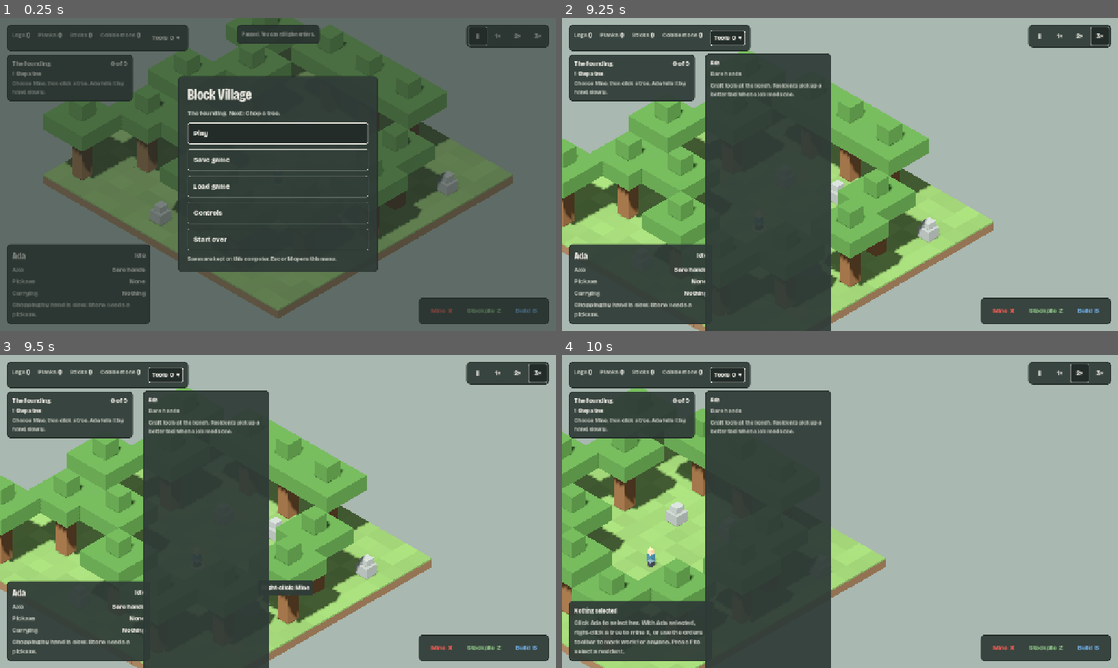
Above: before the commit, frames 1-4 (two rows, left to right).
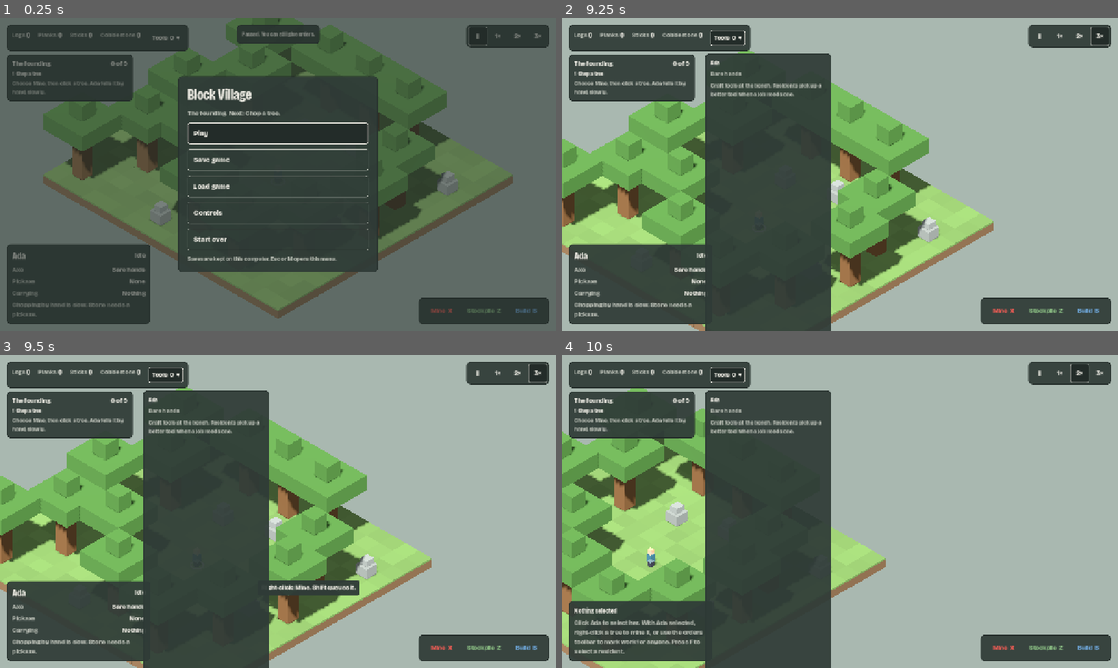
Above: after the commit, the same moments.

Repository: NerdyToddGerdy/mc_village
Game: Godot game, scene res://scenes/main.tscn
Same seed, same stepped clock (60 frames per second), same inputs: the game is played once before the commit and once after it.
Inputs (mouse positions are in pixels of both pictures, inside the frame that each line leads up to):
- Up to frame 1 (0.25 s): no input
- Up to frame 2 (9.25 s): click "Play" at 0.5 s; click "Tools 0 ▾" at 1.25 s; click "‖" at 2 s; click "1×" at 2.75 s; click "2×" at 3.5 s; click "3×" at 4.25 s; click "Mine X" at 5 s; click "Stockpile Z" at 5.75 s; click "Build B" at 6.5 s; click "Crafting bench T 4 logs" at 7.25 s; tap A at 8, 8.75 s; move the mouse to (962, 158) at 8.02 s; hold D 8.03-8.75 s; tap M at 8.1 s; click (962, 158) at 8.17 s; tap Space at 8.27 s; drag from (728, 190) to (812, 237) at 8.77 s
- Up to frame 3 (9.5 s): no input
- Up to frame 4 (10 s): tap A at 9.5 s; move the mouse to (895, 442) at 9.52 s; hold D from 9.53 s (still down); tap 2 at 9.6 s; click (895, 442) at 9.67 s

Frames 1-2 are identical in both runs. In frame 3, 0.4% of the frame differs, in the area x 55-65%, y 72-77%; in frame 4, nothing differs.

Commit message:
Shift + right-click queues orders
- Shift + right-click adds a mine or move order to each selected
  resident's list; orders run in turn after current work, then normal
  claiming resumes; a plain right-click clears the list
- Orders whose target is gone or claimed, or boulders with no pickaxe,
  are skipped (the latter with a "Needs a pickaxe" note)
- The resident panel lists queued orders with Clear orders; the cursor
  hint and Controls page mention Shift
- Queued orders are saved: save format v3 with an upgrade step and the
  save_v3 fixture (two orders queued)
- Same feature in the prototype; spec §5 and §10 updated

Closes #2

Co-Authored-By: Claude Opus 5.5 <noreply@anthropic.com>

Diff:
--- a/game/scenes/game.gd
+++ b/game/scenes/game.gd
@@ -157,7 +157,7 @@
 	if hint == "" and tool == "" and _drag.is_empty() and selection.get("kind", "") == "res":
 		var hit = _pick(_mouse)
 		if hit != null and hit.kind in ["tree", "boulder"]:
-			hint = "Right-click: Mine"
+			hint = "Right-click: Mine. Shift queues it."
 	_world.live_outlines = outlines
 	_world.live_fills = fills
 	_hud.show_hint(hint, _mouse, hint_col)
@@ -301,7 +301,10 @@
 			var r := sim.resident(id)
 			if not r.is_empty():
 				var target = hit if hit != null and hit.kind in ["tree", "boulder"] else null
-				sim.direct_order(r, target, cell)
+				if e.shift_pressed:
+					sim.queue_order(r, target, cell)
+				else:
+					sim.direct_order(r, target, cell)
 	elif e.button_index == MOUSE_BUTTON_LEFT:
 		if e.pressed:
 			_left_down(e)
@@ -521,6 +524,10 @@
 	_cam.size = clampf(_cam.size * f, 6.0, 32.0)
 
 
+func clear_orders(r: Dictionary) -> void:
+	sim.clear_orders(r)
+
+
 func toggle_mine(target: Dictionary) -> void:
 	sim.designate_mine(Rect2i(target.cell, Vector2i.ONE), target)
 
--- a/game/sim/save_format.gd
+++ b/game/sim/save_format.gd
@@ -12,12 +12,20 @@
 ## 3. Add tests/fixtures/save_v<N>.save (made with tests/fixtures/make_save_fixture.gd) and a test
 ##    that loads it, alongside the older fixtures, which must keep loading.
 
-const VERSION := 2
+const VERSION := 3
 
 ## Version N -> the step that upgrades a version-N save to version N + 1. Each step takes the
 ## whole save Dictionary and returns it upgraded. Steps never need to set `v`; upgrade() does.
 static func upgrades() -> Dictionary:
-	return {1: _v1_to_v2}
+	return {1: _v1_to_v2, 2: _v2_to_v3}
+
+
+## v3: residents have a list of queued orders (Shift + right-click, issue #2).
+static func _v2_to_v3(d: Dictionary) -> Dictionary:
+	for r in d.state.residents:
+		if not r.has("orders"):
+			r.orders = []
+	return d
 
 
 ## v2: tool items remember their remaining uses (issue #5). In v1 a dropped tool always came back
--- a/game/sim/sim.gd
+++ b/game/sim/sim.gd
@@ -58,7 +58,8 @@
 func add_resident(rname: String, shirt: String, cell: Vector2i) -> Dictionary:
 	var r := {"id": _id(), "kind": "res", "name": rname, "shirt": shirt, "pos": Vector2(cell),
 		"path": [], "job": null, "direct": null, "carry": null, "axe": null, "pick": null,
-		"broken": {"axe": false, "pick": false}, "progress": -1.0, "note": null, "arriving": false}
+		"broken": {"axe": false, "pick": false}, "progress": -1.0, "note": null, "arriving": false,
+		"orders": []}
 	residents.append(r)
 	return r
 
@@ -789,6 +790,11 @@
 		r.job = r.direct
 		r.direct = null
 		return
+	while not r.orders.is_empty():
+		var j = _order_job(r, r.orders.pop_front())
+		if j != null:
+			r.job = j
+			return
 	var c := rcell(r)
 	if auto_craft:
 		expand_queues()
@@ -1100,13 +1106,15 @@
 	rev += 1
 
 
-## Right-click order for one resident: mine a tree or boulder, or walk to a cell.
+## Right-click order for one resident: mine a tree or boulder, or walk to a cell. It replaces
+## whatever they're doing and any queued orders.
 func direct_order(r: Dictionary, target = null, cell = null) -> void:
 	if r.arriving:
 		return
 	if r.job != null:
 		fail_job(r)
 	r.note = null
+	r.orders.clear()
 	if target != null and (target.kind == "tree" or target.kind == "boulder"):
 		target.des = true
 		target.unreach_until = 0
@@ -1122,6 +1130,48 @@
 		r.direct = _gather_job(r, target)
 	elif cell != null and walkable(cell):
 		r.direct = _move_job(cell)
+
+
+## Shift + right-click: adds an order to the end of the resident's list. Orders run one after
+## another once their current work is done, then the resident goes back to claiming jobs.
+func queue_order(r: Dictionary, target = null, cell = null) -> void:
+	if r.arriving:
+		return
+	if target != null and (target.kind == "tree" or target.kind == "boulder"):
+		target.des = true
+		target.unreach_until = 0
+		rev += 1
+		r.orders.append({"kind": "mine", "target_kind": target.kind, "id": target.id})
+	elif cell != null and walkable(cell):
+		r.orders.append({"kind": "move", "cell": cell})
+
+
+func clear_orders(r: Dictionary) -> void:
+	r.orders.clear()
+
+
+static func order_text(o: Dictionary) -> String:
+	if o.kind == "move":
+		return "Walk to a spot"
+	return "Mine a tree" if o.target_kind == "tree" else "Mine a boulder"
+
+
+## Turns a queued order into a job, or returns null to skip it (its target is gone or taken, or a
+## boulder needs a pickaxe nobody has).
+func _order_job(r: Dictionary, o: Dictionary):
+	if o.kind == "move":
+		return _move_job(o.cell) if walkable(o.cell) else null
+	var list := trees if o.target_kind == "tree" else boulders
+	for t in list:
+		if t.id != o.id:
+			continue
+		if not t.alive or (t.claim != 0 and t.claim != r.id):
+			return null
+		if t.kind == "boulder" and r.pick == null and tool_items("pick", 0).is_empty():
+			r.note = {"text": "Needs a pickaxe", "until": tick + 5 * Tuning.TPS}
+			return null
+		return _gather_job(r, t)
+	return null
 
 
 # ---------------------------------------------------------------- saving
--- a/game/tests/fixtures/make_save_fixture.gd
+++ b/game/tests/fixtures/make_save_fixture.gd
@@ -32,6 +32,14 @@
 			if walked >= Tuning.TPS:  # a second into the walk
 				break
 	sim.queue_add(bench, "stone_axe")
+	if SaveFormat.VERSION >= 3:
+		var ada: Dictionary = sim.residents[0]
+		var tree = Sim.nearest(sim.trees.filter(func(t): return t.alive), Sim.rcell(ada))
+		if tree != null:
+			sim.queue_order(ada, tree)
+		else:
+			sim.queue_order(ada, null, Sim.rcell(ada) + Vector2i(1, 0))
+		sim.queue_order(ada, null, Sim.rcell(ada))
 	if not (sim.residents.size() == 2 and sim.residents[1].arriving):
 		printerr("Tomas isn't walking in; the fixture would miss that case.")
 		quit(1)
--- a/game/tests/playtest.gd
+++ b/game/tests/playtest.gd
@@ -274,9 +274,24 @@
 	var t2: Dictionary = Sim.nearest(sim.trees.filter(func(t): return t.alive and t.claim == 0), Sim.rcell(ada))
 	if not t2.is_empty():
 		await move(screen(t2.cell, 1.5))
-		check(game._hud._hint.text == "Right-click: Mine", "hovering a tree with Ada selected hints Right-click: Mine")
+		check(game._hud._hint.text.begins_with("Right-click: Mine"), "hovering a tree with Ada selected hints Right-click: Mine")
 		await click(screen(t2.cell, 1.5), MOUSE_BUTTON_RIGHT)
 		check(ada.job != null and is_same(ada.job.target, t2) or ada.direct != null, "right-click orders Ada to mine that tree")
+
+	# Shift + right-click queues orders; the panel lists them and can clear them
+	var queue_trees: Array = sim.trees.filter(func(t): return t.alive and t.claim == 0).slice(0, 2)
+	check(queue_trees.size() == 2, "two free trees to queue orders on")
+	if queue_trees.size() == 2:
+		game.selection = {"kind": "res", "ids": [ada.id]}
+		for t in queue_trees:
+			await move(screen(t.cell, 1.5))
+			await click(screen(t.cell, 1.5), MOUSE_BUTTON_RIGHT, true)
+		check(ada.orders.size() >= 1, "Shift + right-click queues orders (%d)" % ada.orders.size())
+		game._hud.refresh(sim)
+		await frames(2)
+		check(visible_label("Queued orders"), "the resident panel lists queued orders")
+		check(await click_button("Clear orders"), "click Clear orders")
+		check(ada.orders.is_empty(), "Clear orders empties the list")
 
 	# Two residents doing different work at once: one mines while the other crafts
 	await key(KEY_X)
--- a/game/tests/run_tests.gd
+++ b/game/tests/run_tests.gd
@@ -20,6 +20,7 @@
 		"test_every_save_fixture_still_loads",
 		"test_v1_tools_get_full_uses_when_upgraded",
 		"test_dropped_tools_keep_their_wear",
+		"test_queued_orders_run_in_turn",
 		"test_upgrades_run_in_order",
 		"test_newer_or_damaged_saves_are_refused",
 		"test_save_file_round_trip",
@@ -229,6 +230,10 @@
 		check(sim.tick == r.data.tick, "v%d: tick restored" % v)
 		check(sim.residents.size() == 2 and sim.residents[1].arriving, "v%d: Tomas is walking in again after loading" % v)
 		check(sim.sites.any(func(s): return s.tpl == "bench" and s.done and s.queue.has("stone_axe")), "v%d: the bench and its queue survive" % v)
+		if v >= 3:
+			check(sim.residents[0].orders.size() == 2, "v%d: Ada's queued orders survive" % v)
+		else:
+			check(sim.residents[0].orders == [], "v%d: residents get an empty order list" % v)
 		run(sim, 60)
 		check(sim.stats.traveler_home, "v%d: Tomas finishes moving in after loading" % v)
 
@@ -311,3 +316,45 @@
 	check(not r.has("error") and r.data.v == SaveFormat.VERSION, "save read back at the current version")
 	check(Sim.from_state(r.data.state).tick == sim.tick, "state survives the file")
 	DirAccess.remove_absolute(ProjectSettings.globalize_path(path))
+
+
+## Issue #2: Shift + right-click queues orders that run one after another, after current work.
+func test_queued_orders_run_in_turn() -> void:
+	var sim := Sim.new_game()
+	var ada: Dictionary = sim.residents[0]
+	var start := Sim.rcell(ada)
+	var spot := start + Vector2i(3, 0)
+	var tree: Dictionary = Sim.nearest(sim.trees, start)
+	var back := start + Vector2i(0, 2)
+	sim.queue_order(ada, null, spot)
+	sim.queue_order(ada, tree)
+	sim.queue_order(ada, null, back)
+	check(ada.orders.size() == 3 and Sim.order_text(ada.orders[1]) == "Mine a tree", "three orders queued")
+	check(tree.des, "a queued tree is marked for mining")
+	var visited_spot := -1
+	var felled := -1
+	var back_at := -1
+	for i in 60 * Tuning.TPS:
+		sim.step()
+		if visited_spot < 0 and Sim.rcell(ada) == spot:
+			visited_spot = i
+		if felled < 0 and not tree.alive:
+			felled = i
+		if back_at < 0 and felled >= 0 and Sim.rcell(ada) == back:
+			back_at = i
+	check(visited_spot >= 0 and felled > visited_spot and back_at > felled, "orders run in turn: walk, then mine, then walk (%d, %d, %d)" % [visited_spot, felled, back_at])
+	check(ada.orders.is_empty(), "the list empties as orders run")
+	sim.queue_order(ada, null, spot)
+	sim.queue_order(ada, null, back)
+	sim.direct_order(ada, null, start)
+	check(ada.orders.is_empty(), "a plain right-click replaces the queued orders")
+	var boulder: Dictionary = sim.boulders[0]
+	sim.queue_order(ada, boulder)
+	sim.queue_order(ada, null, spot)
+	run(sim, 1)
+	check(ada.orders.is_empty() and ada.job != null and ada.job.kind == "move", "a boulder order without a pickaxe is skipped and the next order runs")
+	sim.queue_order(ada, null, back)
+	var loaded := Sim.from_state(str_to_var(var_to_str(sim.save_state())))
+	check(loaded.residents[0].orders.size() == 1, "queued orders survive a save and load")
+	sim.clear_orders(ada)
+	check(ada.orders.is_empty(), "Clear orders empties the list")
--- a/game/view/game_menu.gd
+++ b/game/view/game_menu.gd
@@ -10,7 +10,7 @@
 		["Esc", "Cancel the current order"]]],
 	["Residents", [["Click", "Select a resident, tree, boulder or building"], ["Shift-drag", "Select several residents"],
 		["F", "Select the next resident"], ["N", "Go to the next stuck item"],
-		["Right-click", "Order the selected residents"]]],
+		["Right-click", "Order the selected residents"], ["Shift + right-click", "Queue an order after their current one"]]],
 	["Time and camera", [["~", "Pause"], ["Space", "Pause or resume"], ["1  2  3", "Speed 1×, 2× or 3×"],
 		["Drag", "Pan the map (W A S D, arrow keys and middle-drag too)"], ["+  −", "Zoom (mouse wheel and pinch too)"]]],
 	["Game", [["Esc  M", "Open the menu"], ["?", "Show these controls"]]],
--- a/game/view/hud.gd
+++ b/game/view/hud.gd
@@ -444,7 +444,7 @@
 		for id in sel.ids:
 			var r := sim.resident(id)
 			if not r.is_empty():
-				sig += "%s%s%s%s%s%d" % [r.job.label if r.job != null else "Idle", r.axe, r.pick, r.carry, r.broken, int(r.progress * 10)]
+				sig += "%s%s%s%s%s%d%s" % [r.job.label if r.job != null else "Idle", r.axe, r.pick, r.carry, r.broken, int(r.progress * 10), r.orders]
 	elif target != null:
 		sig += "%s" % [target]
 	for s in sim.stuck:
@@ -479,6 +479,11 @@
 		for s in sim.stuck:
 			if s.focus_kind == "res" and s.focus_id == r.id:
 				c.add_child(_reason(s.why))
+		if not r.orders.is_empty():
+			c.add_child(_label("Queued orders", true))
+			for i in r.orders.size():
+				c.add_child(_label("%d  %s" % [i + 1, Sim.order_text(r.orders[i])], false, Palette.CHALK, 14))
+			c.add_child(_button("Clear orders", func(): game.clear_orders(r)))
 		if r.axe == null and not r.broken.axe:
 			c.add_child(_label("Chopping by hand is slow. Stone needs a pickaxe.", false, Palette.CHALK_DIM, 15, true))
 		return
Not shown, added: game/tests/fixtures/save_v3.save
Not shown, changed: prototype/founding.html
Not shown, changed: slice-1-spec.md
